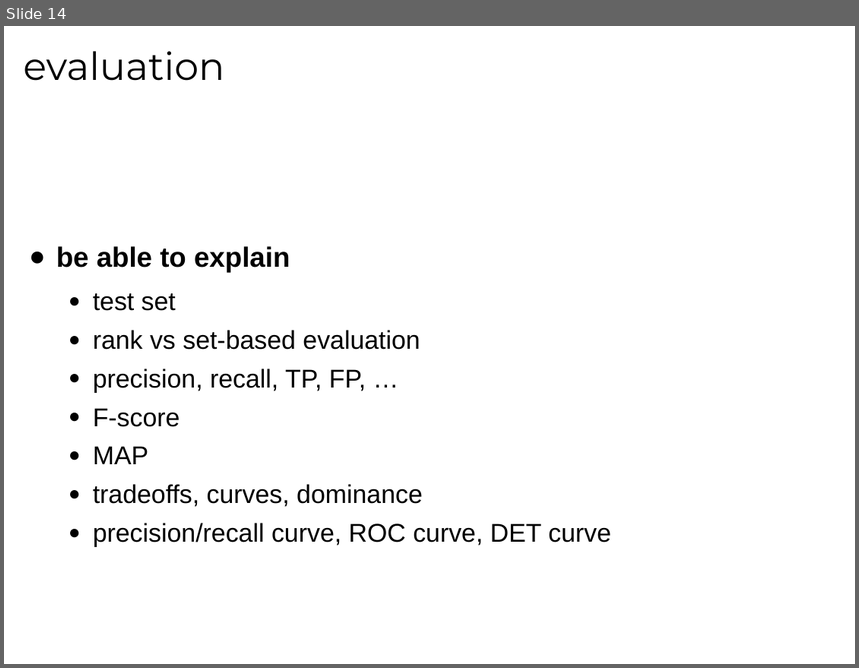
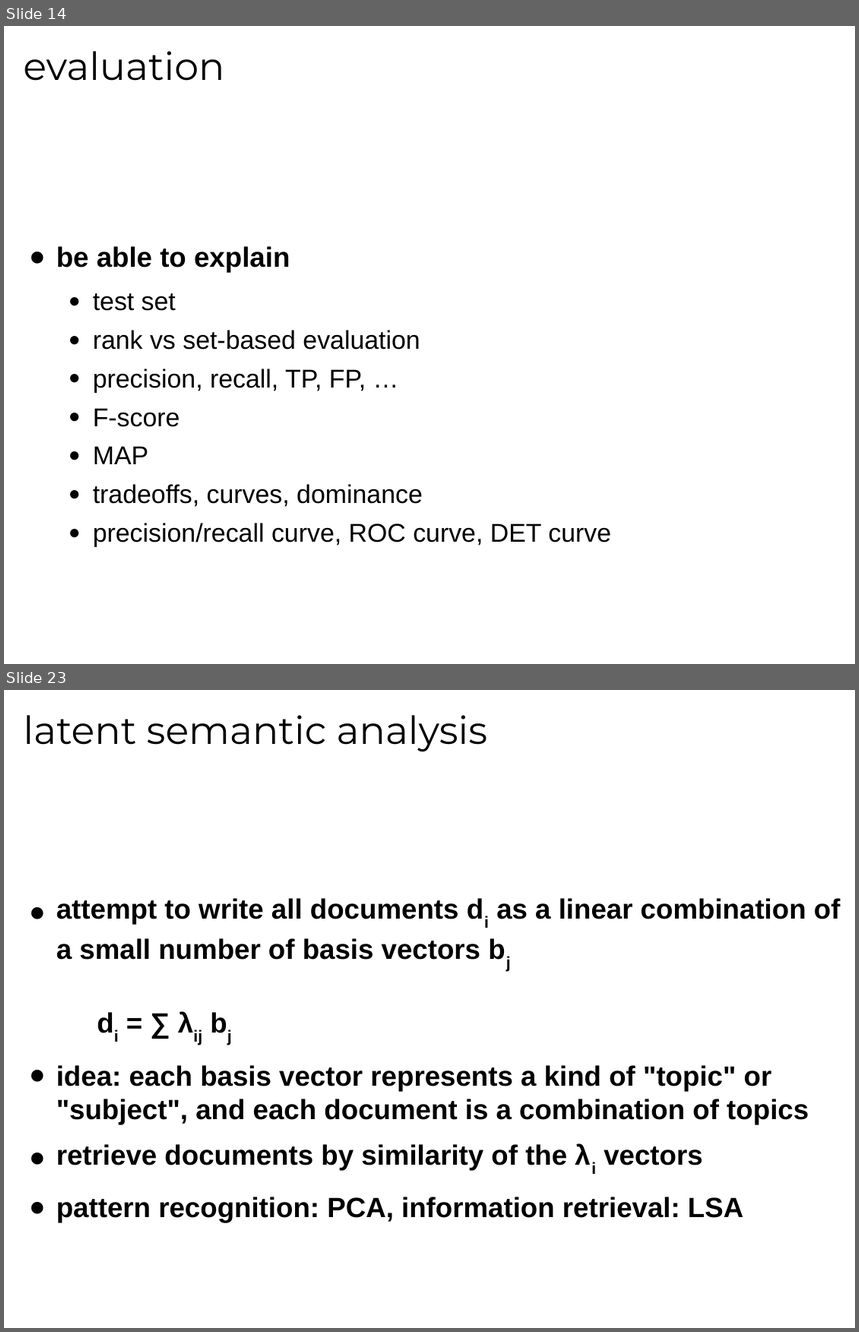
Before and after one commit to tmbdev-teaching/teaching-mmir, a slide deck: 01-ir.odp. Shown one above the other, each under a label of ours: slide 14 before the commit, slides 14 and 23 after it; the slides between them are not shown. The pictures are 859x668 and 859x1332 pixels, drawn with LibreOffice and Linux fonts; fonts in the diff are those of the drawing. Boxes give left, top, right and bottom in pixels: in the first picture for what was removed or moved away, otherwise in the second. Text is boxed around its words. In the diff, an @@ line names an element or a change of style, - is before the commit and + after.

```diff
--- a/01-ir.odp
+++ b/01-ir.odp
@@ slide 23 added at (4, 690, 855, 1328), background #FFFFFF @@
@@ title added at (23, 715, 488, 752), 36 pt, text #000000 @@
+latent semantic analysis
@@ text added at (56, 898, 841, 1223), 26 pt, text #000000, bold @@
+● attempt to write all documents di as a linear combination of a small number of basis vectors bj
+  di = ∑ λij bj
+● idea: each basis vector represents a kind of "topic" or "subject", and each document is a combination of topics
+● retrieve documents by similarity of the λi vectors
+● pattern recognition: PCA, information retrieval: LSA
```
Also in this commit, not shown: 11 other slides added.
